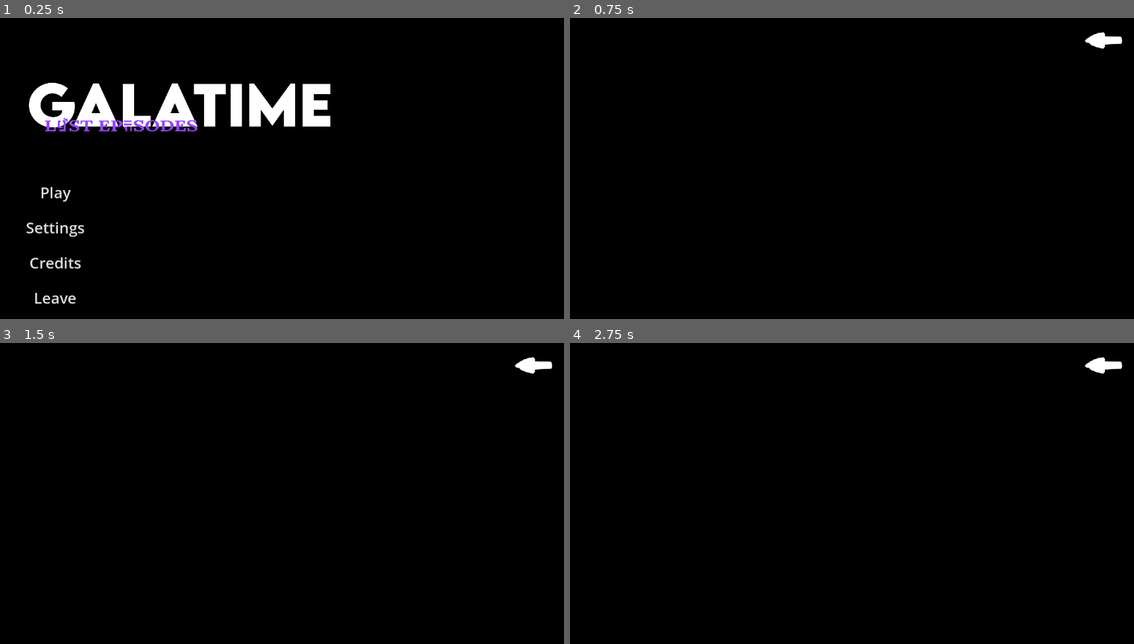
Above: before the commit, frames 1-4 (two rows, left to right).
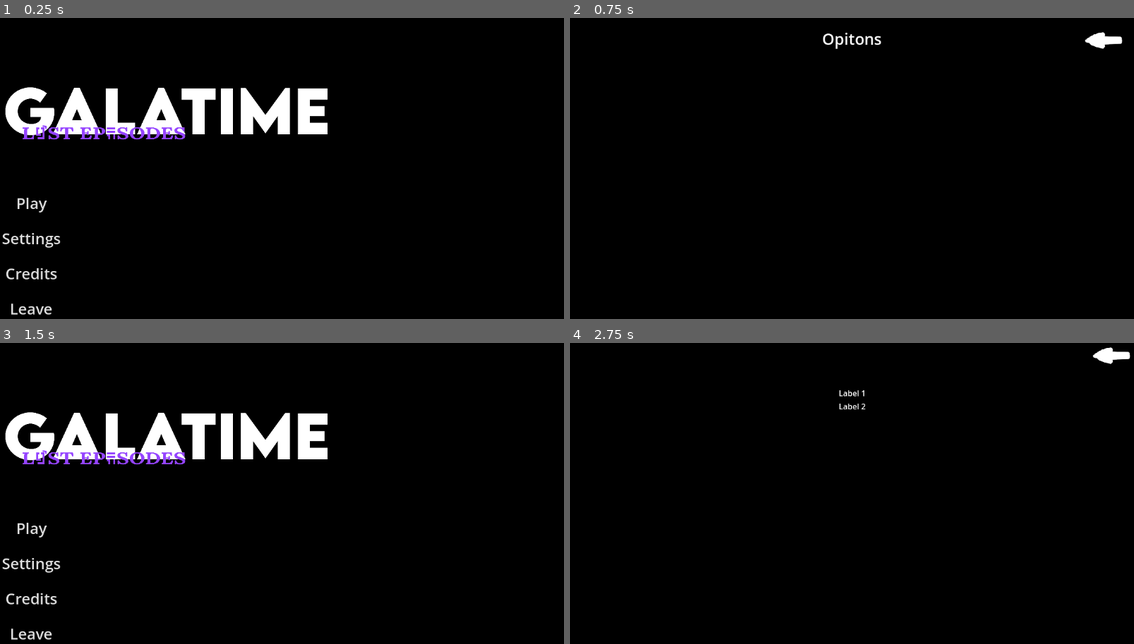
Above: after the commit, the same moments.

Repository: GalaTime-Team/galatime-lost-episodes
Game: Godot game, scene res://Interface/menu.tscn
Two runs of this game, one before a commit and one after it. Both use one fixed random seed, a clock stepped at 60 frames per second and the inputs below.
Inputs (mouse positions are in pixels of both pictures, inside the frame that each line leads up to):
- Up to frame 1 (0.25 s): no input
- Up to frame 2 (0.75 s): click "Settings" at 0.5 s
- Up to frame 3 (1.5 s): click (535, 367) at 1.25 s
- Up to frame 4 (2.75 s): click (603, 598) at 2 s, where only the run after the commit has a clickable "Credits"

The runs differ from the first frame. In frame 1, 7.4% of the frame differs, in the area x 0-59%, y 21-99%; in frame 2, 0.2%; in frame 3, 6.3%; in frame 4, 0.5%.
Error before the commit: Invalid access to property or key 'button_down' on a base object of type 'null instance'. (res://Script/settings.gd:10)

Commit message:
Conclusão da alteração de interface
apenas entre o menu e o settings

Diff:
--- a/Interface/menu.tscn
+++ b/Interface/menu.tscn
@@ -1,8 +1,7 @@
-[gd_scene load_steps=9 format=3 uid="uid://cjeyypwuli88j"]
+[gd_scene load_steps=8 format=3 uid="uid://cjeyypwuli88j"]
 
 [ext_resource type="Script" path="res://Script/menu.gd" id="1_170gy"]
 [ext_resource type="Texture2D" uid="uid://8w5bqc0572te" path="res://Asset/GalatimeLostEpisodes.png" id="2_l0iwc"]
-[ext_resource type="AudioStream" uid="uid://btpubdq4y7gr4" path="res://Asset/Menu_Click_Sound.mp3" id="3_dgtn5"]
 [ext_resource type="PackedScene" uid="uid://qw8mhcsihprh" path="res://Interface/settings.tscn" id="4_g0s4g"]
 
 [sub_resource type="StyleBoxEmpty" id="StyleBoxEmpty_ufpx1"]
@@ -33,33 +32,39 @@
 color = Color(0, 0, 0, 1)
 metadata/_edit_use_anchors_ = true
 
-[node name="MenuContainer" type="VBoxContainer" parent="."]
+[node name="Settings" parent="." instance=ExtResource("4_g0s4g")]
+visible = false
+layout_mode = 1
+
+[node name="MarginContainer" type="MarginContainer" parent="."]
 layout_mode = 1
 anchors_preset = 4
 anchor_top = 0.5
 anchor_bottom = 0.5
-offset_left = 49.0
-offset_top = -299.0
-offset_right = 688.0
-offset_bottom = 275.0
+offset_top = -297.0
+offset_right = 683.0
+offset_bottom = 297.0
 grow_vertical = 2
 
-[node name="TituloImagem" type="TextureRect" parent="MenuContainer"]
+[node name="MenuContainer" type="VBoxContainer" parent="MarginContainer"]
+layout_mode = 2
+
+[node name="TituloImagem" type="TextureRect" parent="MarginContainer/MenuContainer"]
 layout_mode = 2
 texture = ExtResource("2_l0iwc")
 expand_mode = 5
 
-[node name="HBoxContainer" type="HBoxContainer" parent="MenuContainer"]
+[node name="HBoxContainer" type="HBoxContainer" parent="MarginContainer/MenuContainer"]
 layout_mode = 2
 size_flags_vertical = 4
 
-[node name="VBoxContainer" type="VBoxContainer" parent="MenuContainer/HBoxContainer"]
+[node name="VBoxContainer" type="VBoxContainer" parent="MarginContainer/MenuContainer/HBoxContainer"]
 layout_mode = 2
 size_flags_horizontal = 0
 size_flags_vertical = 0
 theme_override_constants/separation = 20
 
-[node name="Play" type="Button" parent="MenuContainer/HBoxContainer/VBoxContainer" groups=["button"]]
+[node name="Play" type="Button" parent="MarginContainer/MenuContainer/HBoxContainer/VBoxContainer" groups=["button"]]
 layout_mode = 2
 theme_override_colors/font_hover_color = Color(0.54902, 0.54902, 0.54902, 1)
 theme_override_font_sizes/font_size = 31
@@ -67,7 +72,7 @@
 text = "Play"
 flat = true
 
-[node name="Settings" type="Button" parent="MenuContainer/HBoxContainer/VBoxContainer" groups=["button"]]
+[node name="Settings" type="Button" parent="MarginContainer/MenuContainer/HBoxContainer/VBoxContainer" groups=["button"]]
 layout_mode = 2
 theme_override_colors/font_hover_color = Color(0.54902, 0.54902, 0.54902, 1)
 theme_override_font_sizes/font_size = 31
@@ -75,7 +80,7 @@
 text = "Settings"
 flat = true
 
-[node name="Credits" type="Button" parent="MenuContainer/HBoxContainer/VBoxContainer" groups=["button"]]
+[node name="Credits" type="Button" parent="MarginContainer/MenuContainer/HBoxContainer/VBoxContainer" groups=["button"]]
 layout_mode = 2
 theme_override_colors/font_hover_color = Color(0.54902, 0.54902, 0.54902, 1)
 theme_override_font_sizes/font_size = 31
@@ -83,7 +88,7 @@
 text = "Credits"
 flat = true
 
-[node name="Leave" type="Button" parent="MenuContainer/HBoxContainer/VBoxContainer" groups=["button"]]
+[node name="Leave" type="Button" parent="MarginContainer/MenuContainer/HBoxContainer/VBoxContainer" groups=["button"]]
 layout_mode = 2
 theme_override_colors/font_hover_color = Color(0.54902, 0.54902, 0.54902, 1)
 theme_override_font_sizes/font_size = 31
@@ -91,14 +96,4 @@
 text = "Leave"
 flat = true
 
-[node name="Settings" parent="." instance=ExtResource("4_g0s4g")]
-visible = false
-layout_mode = 1
-
-[node name="MarginContainer" type="MarginContainer" parent="."]
-layout_mode = 0
-offset_right = 128.0
-offset_bottom = 332.0
-
 [node name="s_menu_click" type="AudioStreamPlayer" parent="."]
-stream = ExtResource("3_dgtn5")
--- a/Interface/settings.tscn
+++ b/Interface/settings.tscn
@@ -36,6 +36,16 @@
 theme_override_constants/margin_right = 20
 theme_override_constants/margin_bottom = 20
 
+[node name="VBoxContainer" type="VBoxContainer" parent="MarginContainer"]
+layout_mode = 2
+
+[node name="Label" type="Label" parent="MarginContainer/VBoxContainer"]
+layout_mode = 2
+theme_override_font_sizes/font_size = 32
+text = "Opitons"
+horizontal_alignment = 1
+vertical_alignment = 1
+
 [node name="Back" type="Button" parent="MarginContainer" groups=["button"]]
 layout_mode = 2
 size_flags_horizontal = 8
@@ -45,8 +55,3 @@
 theme_override_styles/focus = SubResource("StyleBoxEmpty_2qlru")
 icon = ExtResource("2_mjaba")
 flat = true
-
-[node name="Screen" type="HBoxContainer" parent="MarginContainer"]
-layout_mode = 2
-size_flags_horizontal = 4
-alignment = 1
--- a/Script/menu.gd
+++ b/Script/menu.gd
@@ -1,23 +1,35 @@
 class_name Menu
 extends Control
 
-@onready var settings: Control = $Settings
+@onready var settings = $Settings as Settings
 @onready var menuclick_sound = $s_menu_click
-
+@onready var margin_container = $MarginContainer as MarginContainer
 
 func _ready() -> void:
+	handle_connecting_signal()
 	# Configuração dos botões no grupo button
 	for button in get_tree().get_nodes_in_group("button"):
 		if button is Button:
 			button.pressed.connect(on_button_pressed.bind(button))
 
+func on_back_setting_menu() -> void:
+	margin_container.visible = true
+	settings.visible = false
+
+func on_settings_pressed() -> void:
+	margin_container.visible = false
+	settings.set_process(true)
+	settings.visible = true
+
+func handle_connecting_signal() -> void:
+	settings.back_setting_menu.connect(on_back_setting_menu)
 # Função para mudar de cena
 func on_button_pressed(button: Button) -> void:
 	match button.name:
 		"Play":
 			var _game: bool = get_tree().change_scene_to_file("res://Interface/play1.tscn")
 		"Settings":
-			var _controls: bool = get_tree().change_scene_to_file("res://Interface/settings.tscn")
+			on_settings_pressed()
 		"Credits":
 			var _credits: bool = get_tree().change_scene_to_file("res://Interface/tela_creditos.tscn")
 		"Leave":
--- a/Script/settings.gd
+++ b/Script/settings.gd
@@ -1,7 +1,7 @@
 class_name Settings
 extends Control
 
-@onready var back_button: Button = $Back
+@onready var back_button = $MarginContainer/Back as Button
 
 signal back_setting_menu
 
--- a/project.godot
+++ b/project.godot
@@ -12,7 +12,7 @@
 
 config/name="GalaTime Lost Episodes"
 run/main_scene="res://Interface/menu.tscn"
-config/features=PackedStringArray("4.3", "Forward Plus")
+config/features=PackedStringArray("4.1", "Forward Plus")
 config/icon="res://icon.svg"
 
 [autoload]
